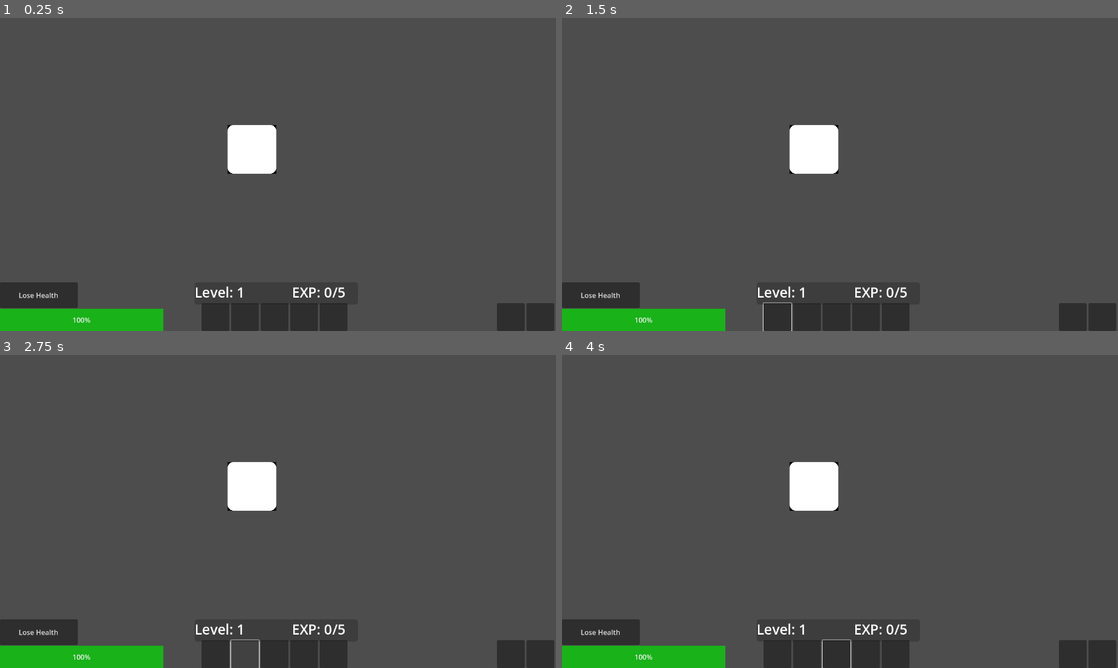
Above: before the commit, frames 1-4 (two rows, left to right).
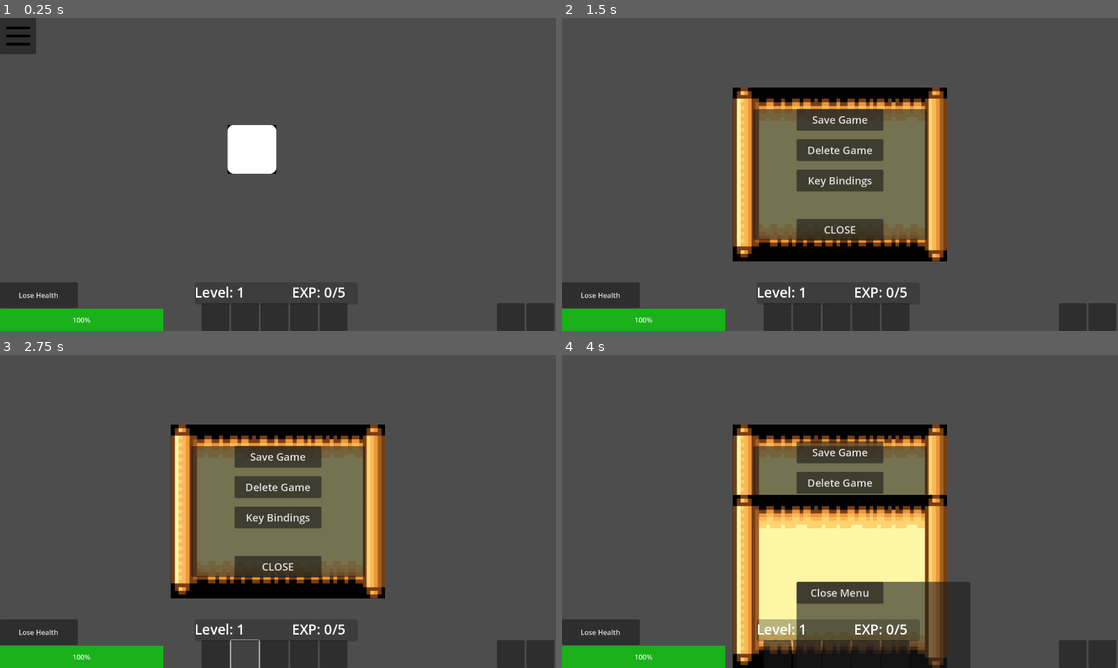
Above: after the commit, the same moments.

Repository: trex414/Profpocalypse-Purdue-Edition
Game: Godot game, scene res://test_main.tscn
The game is run twice, just before and just after one commit, with the same random seed, the same clock (stepped at 60 frames per second) and the same inputs.
Inputs (mouse positions are in pixels of both pictures, inside the frame that each line leads up to):
- Up to frame 1 (0.25 s): no input
- Up to frame 2 (1.5 s): click (778, 318) at 0.52 s; click (578, 36) at 1.27 s
- Up to frame 3 (2.75 s): click (244, 655) at 2.02 s
- Up to frame 4 (4 s): click (834, 655) at 2.75 s; click (840, 517) at 3.5 s, where only the run after the commit has a clickable "Key Bindings"

The runs differ from the first frame. In frame 1, 0.8% of the frame differs, in the area x 0-7%, y 0-12%; in frame 2, 21%; in frame 3, 21%; in frame 4, 30%, in the area x 30-74%, y 22-100%.

Commit message:
Added HUD menu button

Diff:
--- a/Settings/scenes/control_settings.gd
+++ b/Settings/scenes/control_settings.gd
@@ -7,6 +7,7 @@
 @onready var keybind_menu = $"Panel/VBoxContainer/Control - Key Bind Menu"
 @onready var close_keybind_button = $"Panel/VBoxContainer/Control - Key Bind Menu/Panel/VBoxContainer/Close Keybind Menu"
 @onready var delete_confirm_dialog = $DeleteConfirmation
+@onready var HUD_settings_button = $"../Menu Button"
 
 var is_open = false
 var keybind_menu_open = false
@@ -29,8 +30,20 @@
 
 
 func toggle_menu():
+	if self.visible:
+		# Close the menu first, then toggle the HUD button
+		self.visible = false
+
+		# Now hide the HUD button
+		HUD_settings_button.visible = true
+	else:
+		# Show the menu first
+		self.visible = true
+
+		# Hide the HUD button
+		HUD_settings_button.visible = false
+
 	is_open = !is_open
-	visible = is_open
 	#get_tree().paused = is_open    # ADD THIS TO PAUSE GAME WHEN SETTINGS IS OPEN
 
 	if not is_open:
--- a/Settings/scenes/setting_menu.tscn
+++ b/Settings/scenes/setting_menu.tscn
@@ -11,6 +11,7 @@
 anchor_bottom = 1.0
 grow_horizontal = 2
 grow_vertical = 2
+focus_mode = 2
 script = ExtResource("1_48vij")
 
 [node name="TextureRect" type="TextureRect" parent="."]
--- /dev/null
+++ b/menu-bars.svg
@@ -0,0 +1,4 @@
+<?xml version="1.0" encoding="utf-8"?><!-- Uploaded to: SVG Repo, www.svgrepo.com, Generator: SVG Repo Mixer Tools -->
+<svg width="75px" height="75px" viewBox="0 0 24 24" fill="none" xmlns="http://www.w3.org/2000/svg">
+<path d="M4 6H20M4 12H20M4 18H20" stroke="#000000" stroke-width="2" stroke-linecap="round" stroke-linejoin="round"/>
+</svg>
--- /dev/null
+++ b/menu_button.gd
@@ -0,0 +1,11 @@
+extends Button
+
+@onready var settings_menu = $"../Control - Settings"  # Adjust path as needed
+
+func _ready():
+	print(settings_menu)
+	self.pressed.connect(_on_button_pressed)
+
+func _on_button_pressed():
+	settings_menu.visible = !settings_menu.visible  # Toggle visibility
+	self.visible = false
--- a/test_main.tscn
+++ b/test_main.tscn
@@ -1,14 +1,22 @@
-[gd_scene load_steps=5 format=3 uid="uid://bds2pxxjnh57o"]
+[gd_scene load_steps=7 format=3 uid="uid://bds2pxxjnh57o"]
 
 [ext_resource type="Script" path="res://test_main.gd" id="1_nsodu"]
 [ext_resource type="PackedScene" uid="uid://ca3fmoi36r3x6" path="res://Settings/scenes/setting_menu.tscn" id="2_2ypww"]
 [ext_resource type="Script" path="res://Inventory/scenes/temporary_player.gd" id="3_wfrby"]
 [ext_resource type="Texture2D" uid="uid://da60ixcyfybjq" path="res://CharacterImages/WhiteSquare.png" id="4_oclj6"]
+[ext_resource type="Texture2D" uid="uid://4ou77xvelse5" path="res://menu-bars.svg" id="5_l84qr"]
+[ext_resource type="Script" path="res://menu_button.gd" id="6_75fvt"]
 
 [node name="TestMain" type="Node2D"]
 script = ExtResource("1_nsodu")
 
 [node name="Menu UI" type="CanvasLayer" parent="."]
+
+[node name="Menu Button" type="Button" parent="Menu UI"]
+offset_right = 83.0
+offset_bottom = 83.0
+icon = ExtResource("5_l84qr")
+script = ExtResource("6_75fvt")
 
 [node name="Control - Settings" parent="Menu UI" instance=ExtResource("2_2ypww")]
 
Not shown, added: menu-bars.svg.import
Not shown, changed: .DS_Store
